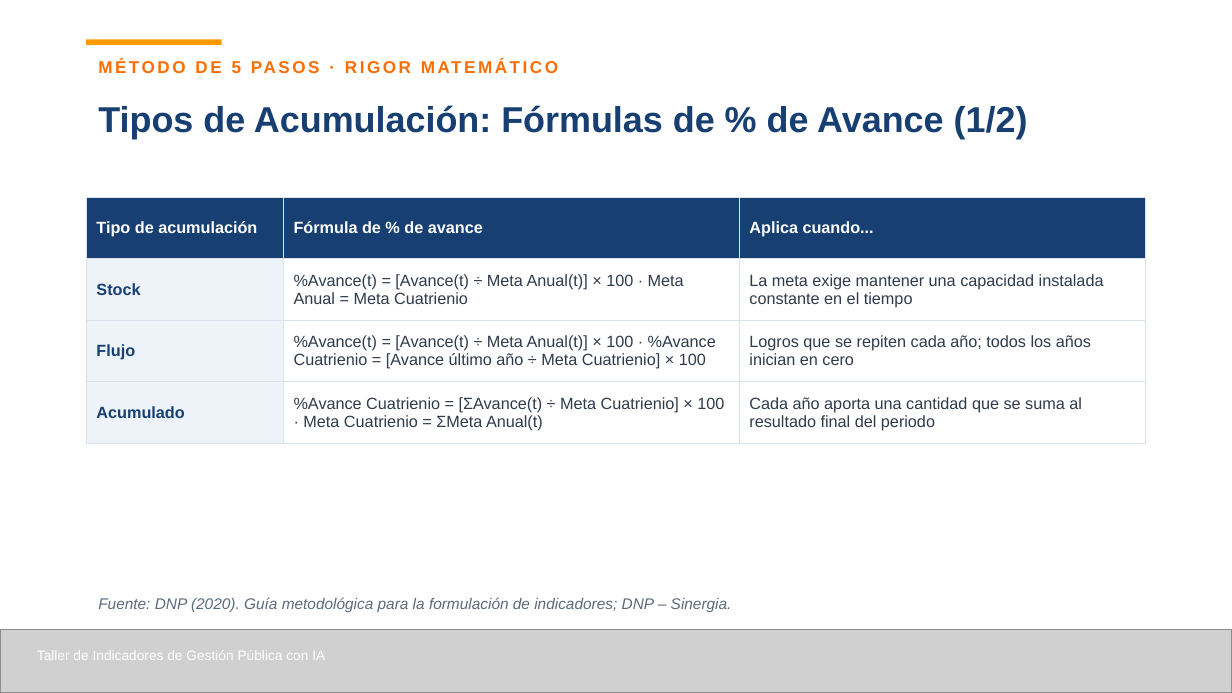
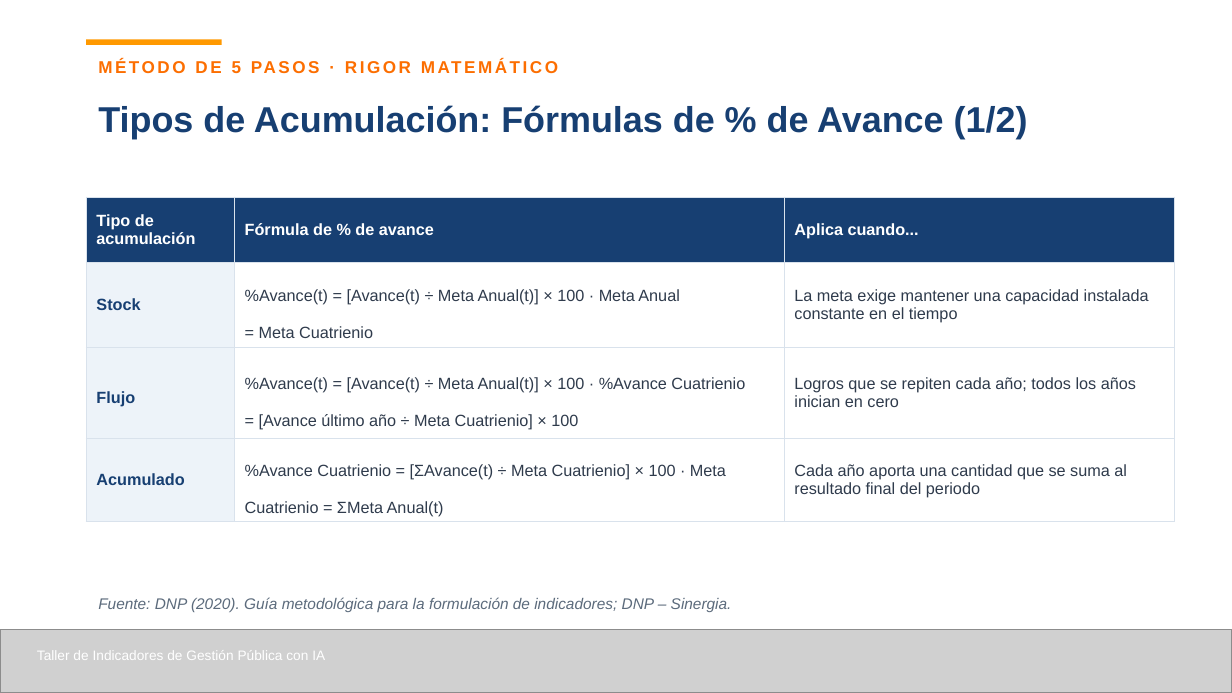
Before and after one commit to smezam-star/Management-Indicators, a slide deck: slide 24 of docs/Taller8_IA.pptx. Drawn at 1232x693 pixels with LibreOffice and Linux fonts; fonts in the diff are those of the drawing; grey boxes stand for pictures. Boxes give left, top, right and bottom in pixels: in the first picture for what was removed or moved away, otherwise in the second. Text is boxed around its words. In the diff, an @@ line names an element or a change of style, - is before the commit and + after.

```diff
--- a/docs/Taller8_IA.pptx
+++ b/docs/Taller8_IA.pptx
@@ table at [86,197,1174,521] @@
@@ line spacing 1 to 2 @@
@@ line spacing 1 to 1.5 @@
@@ table: place and size @@
-table at [86,197,1146,444]
+table at [86,197,1174,521]
```
Also in this commit, not shown: 2 other slides changed, 11 other files.
